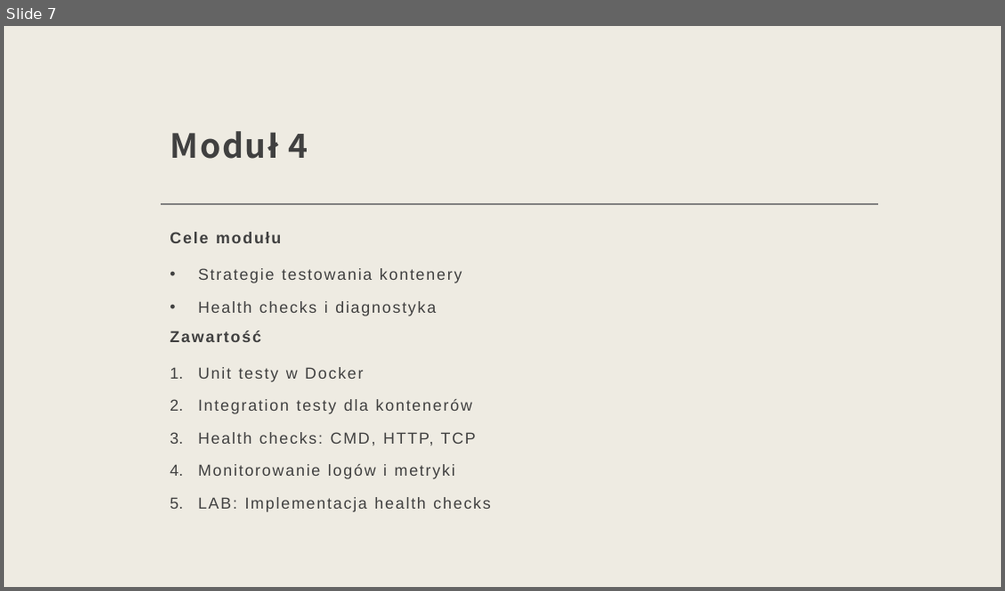
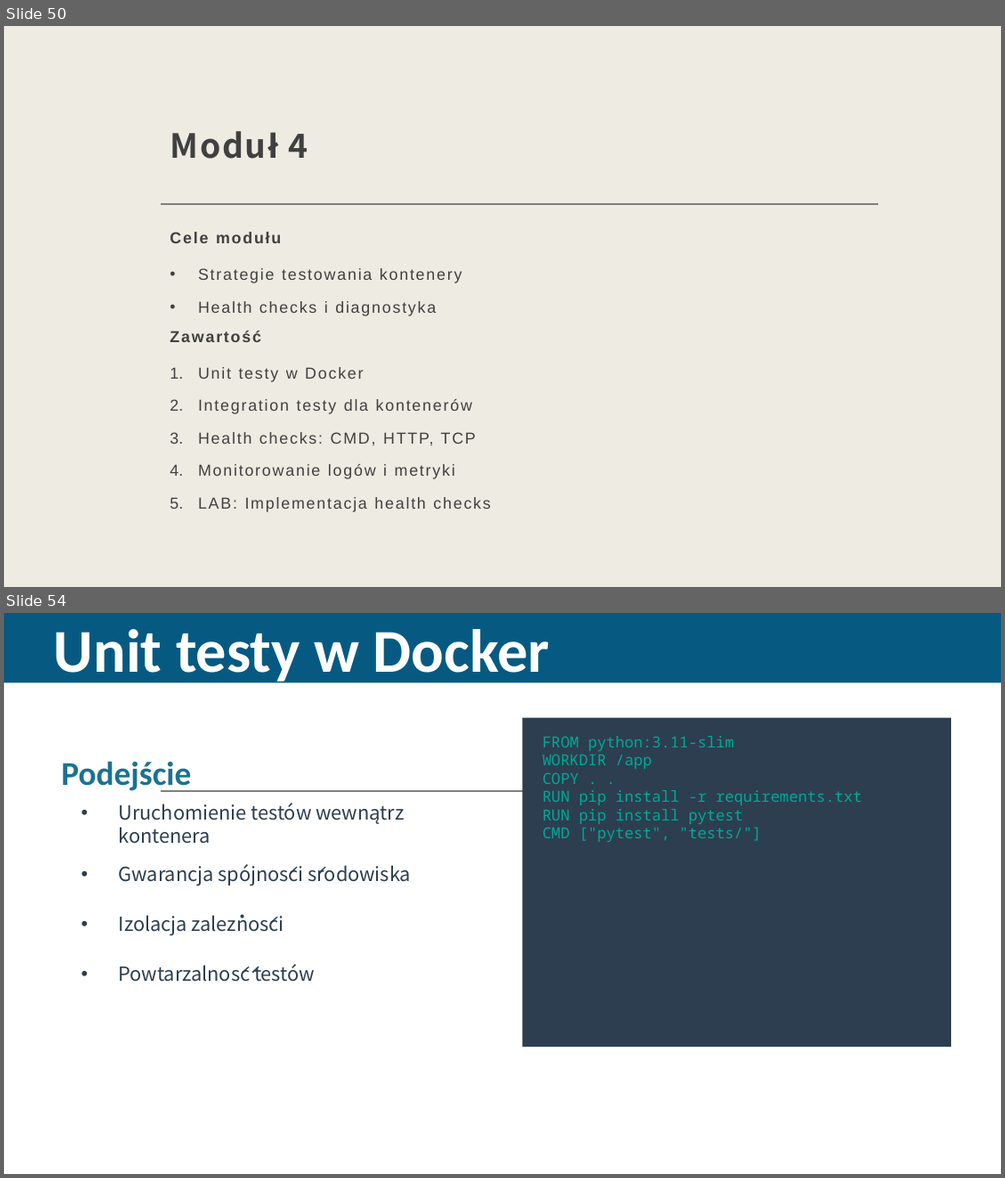
Before and after one commit to gajdaj2/docker_k8s, a slide deck: devops_docker_k8s.pptx. Shown one above the other, each under a label of ours: slide 7 before the commit, slides 50 and 54 after it; the slides between them are not shown. The pictures are 1005x591 and 1005x1178 pixels, drawn with LibreOffice and Linux fonts; fonts in the diff are those of the drawing. Boxes give left, top, right and bottom in pixels: in the first picture for what was removed or moved away, otherwise in the second. Text is boxed around its words. In the diff, an @@ line names an element or a change of style, - is before the commit and + after.

```diff
--- a/devops_docker_k8s.pptx
+++ b/devops_docker_k8s.pptx
@@ slide 54 added at (4,613,1001,1174), background #FFFFFF; not listed: 1 template element that a slide beside it also shows @@
@@ rectangle added at (4,613,1001,682), fill #065A82 @@
@@ text added at (54,629,550,686), 58.7 pt, text #FFFFFF, bold @@
+Unit testy w Docker
@@ rectangle added at (522,718,951,1046), fill #2C3E50 @@
@@ text added at (542,736,862,842), 14.7 pt, text #00A896 @@
+FROM python:3.11-slim
+WORKDIR /app
+COPY . .
+RUN pip install -r requirements.txt
+RUN pip install pytest
+CMD ["pytest", "tests/"]
@@ text added at (61,761,191,792), 32 pt, text #1C7293, bold @@
+Podejście
@@ text added at (119,803,312,844), 18.7 pt, text #2C3E50 @@
+• Uruchomienie testów wewnątrz kontenera
@@ text added at (119,864,412,886), 18.7 pt, text #2C3E50 @@
+• Gwarancja spójności środowiska
@@ text added at (119,914,284,936), 18.7 pt, text #2C3E50 @@
+• Izolacja zależności
@@ text added at (119,964,315,981), 18.7 pt, text #2C3E50 @@
+• Powtarzalność testów
@@ what was slide 7 is now slide 50 @@
```
Also in this commit, not shown: 5 slides changed, 36 other slides added, 2 slides removed, 37 other files.
